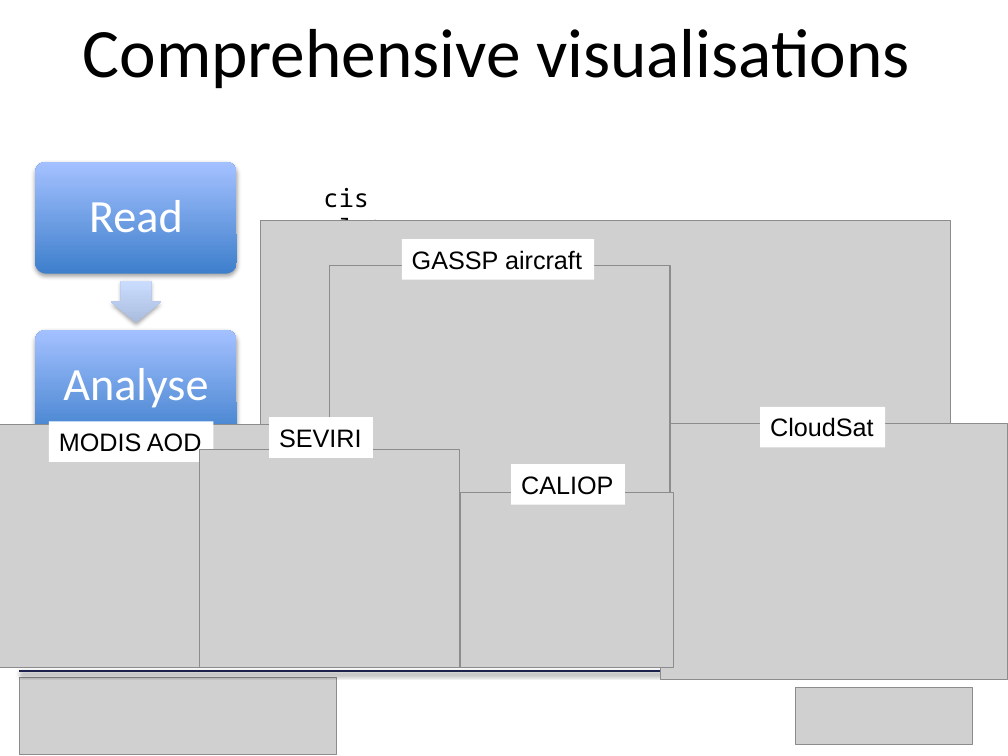
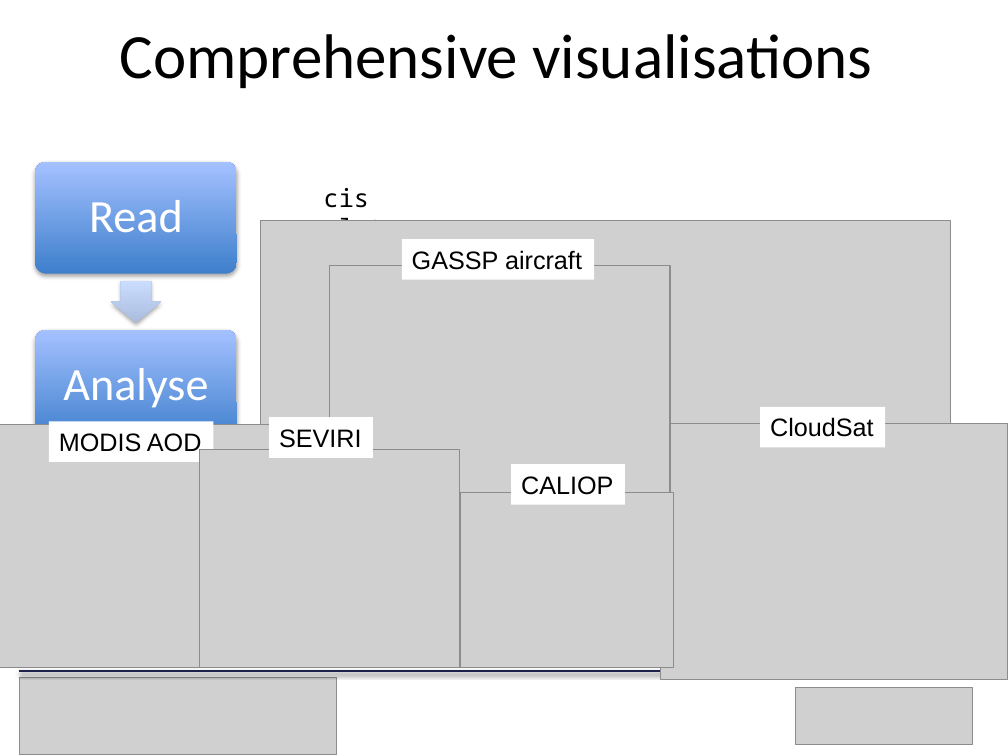
Before and after one commit to cehbrecht/cistools-at-tgif-march-2019, a slide deck: slide 5 of cistools-talk.pptx. Drawn at 1008x756 pixels with LibreOffice and Linux fonts; fonts in the diff are those of the drawing; grey boxes stand for pictures. Boxes give left, top, right and bottom in pixels: in the first picture for what was removed or moved away, otherwise in the second. Text is boxed around its words. In the diff, an @@ line names an element or a change of style, - is before the commit and + after.

```diff
--- a/cistools-talk.pptx
+++ b/cistools-talk.pptx
@@ text "Comprehensive visualisations" at bbox=[120, 34, 872, 88]: size 49.5 to 45 pt @@
```
Also in this commit, not shown: 6 other slides changed, 4 slides added, 1 slide removed.
